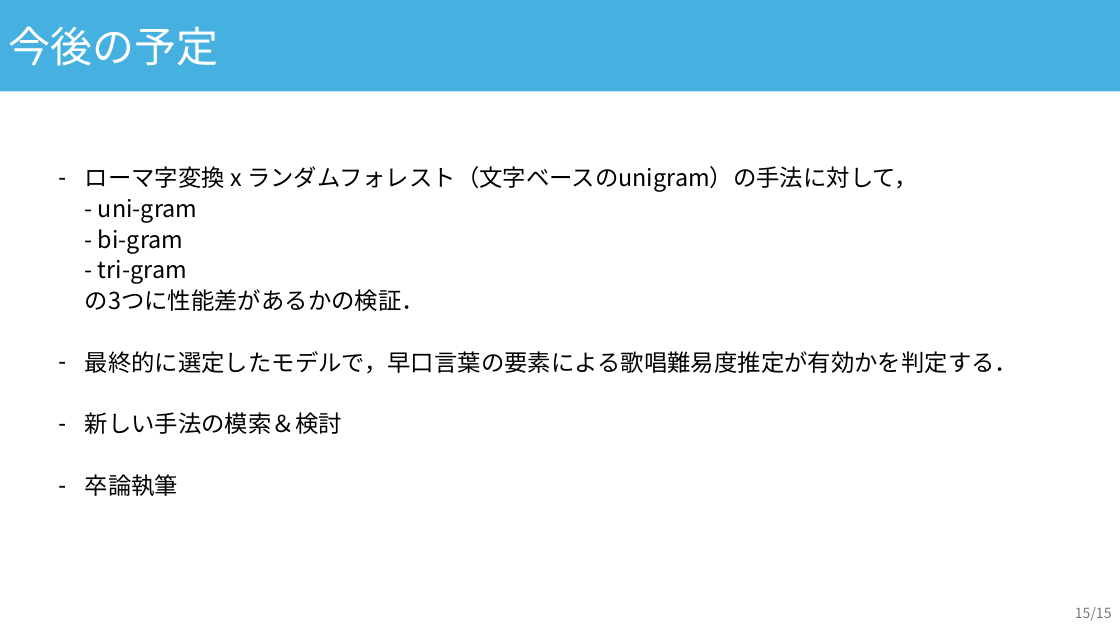
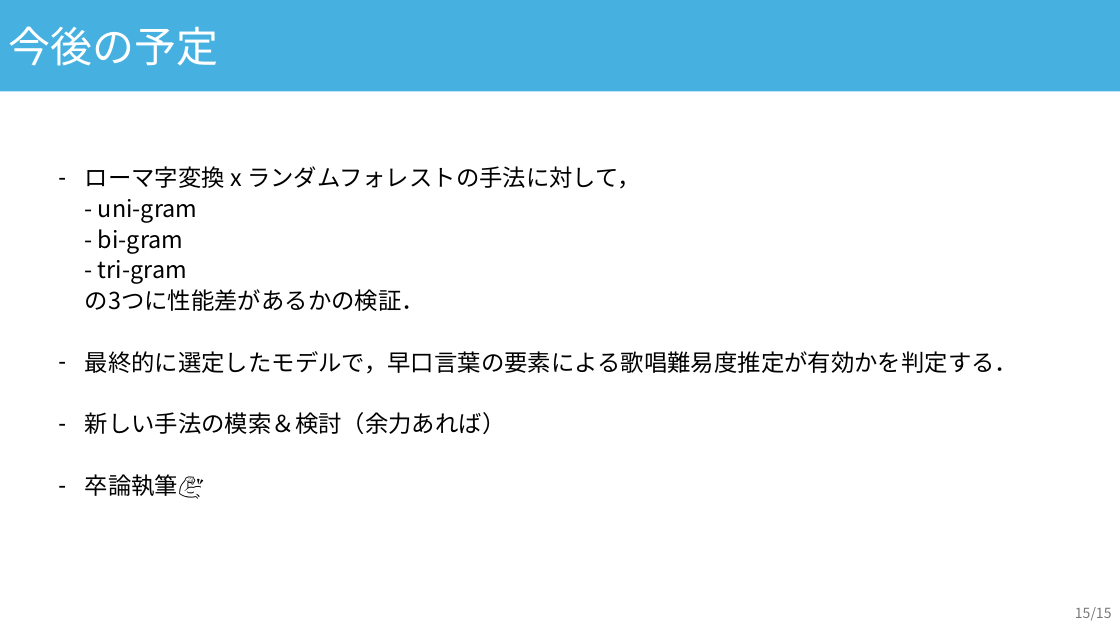
Before and after one commit to asn407/20241221, a slide deck: slide 15 of 年末発表.pptx. Drawn at 1120x630 pixels with LibreOffice and Linux fonts; fonts in the diff are those of the drawing. Boxes give left, top, right and bottom in pixels: in the first picture for what was removed or moved away, otherwise in the second. Text is boxed around its words. In the diff, an @@ line names an element or a change of style, - is before the commit and + after.

```diff
--- a/年末発表.pptx
+++ b/年末発表.pptx
@@ text at [85, 166, 641, 311]: text changed @@
-– ローマ字変換 x ランダムフォレスト（文字ベースのunigram）の手法に対して，
-  - uni-gram
-  - bi-gram
-  - tri-gram
-  の3つに性能差があるかの検証．
+– ローマ字変換 x ランダムフォレストの手法に対して，
+  - uni-gram
+  - bi-gram
+  - tri-gram
+  の3つに性能差があるかの検証．
@@ text at [85, 412, 506, 499]: text changed @@
-– 新しい手法の模索＆検討
-– 卒論執筆
+– 新しい手法の模索＆検討（余力あれば）
+– 卒論執筆💪
```
Also in this commit, not shown: 5 other slides changed, 1 other file.
